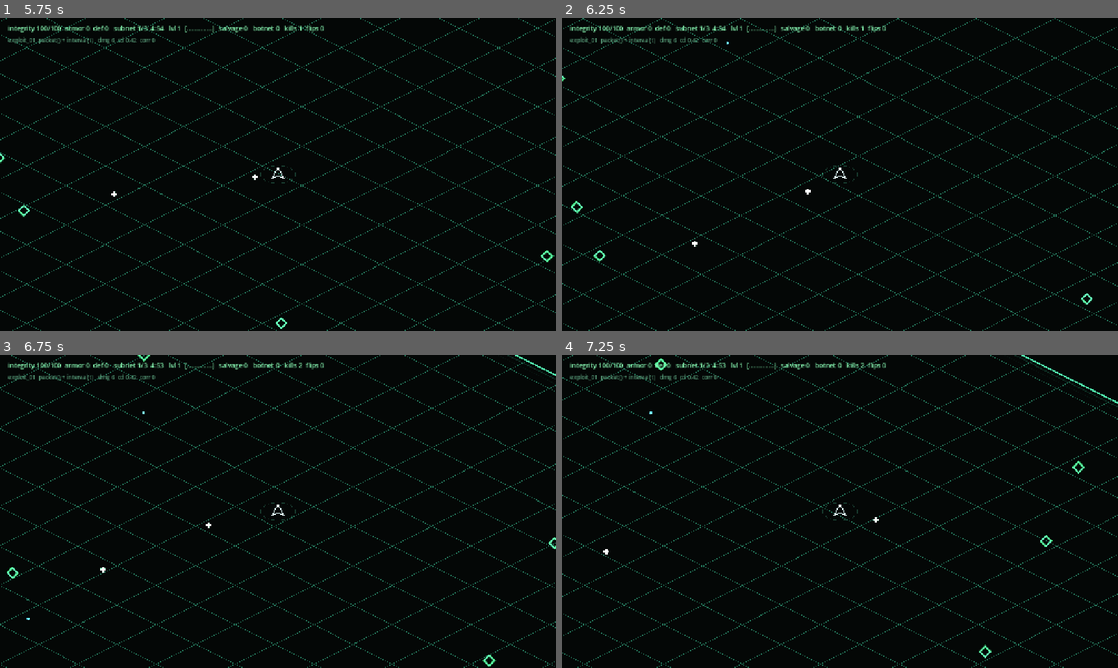
Above: before the commit, frames 1-4 (two rows, left to right).
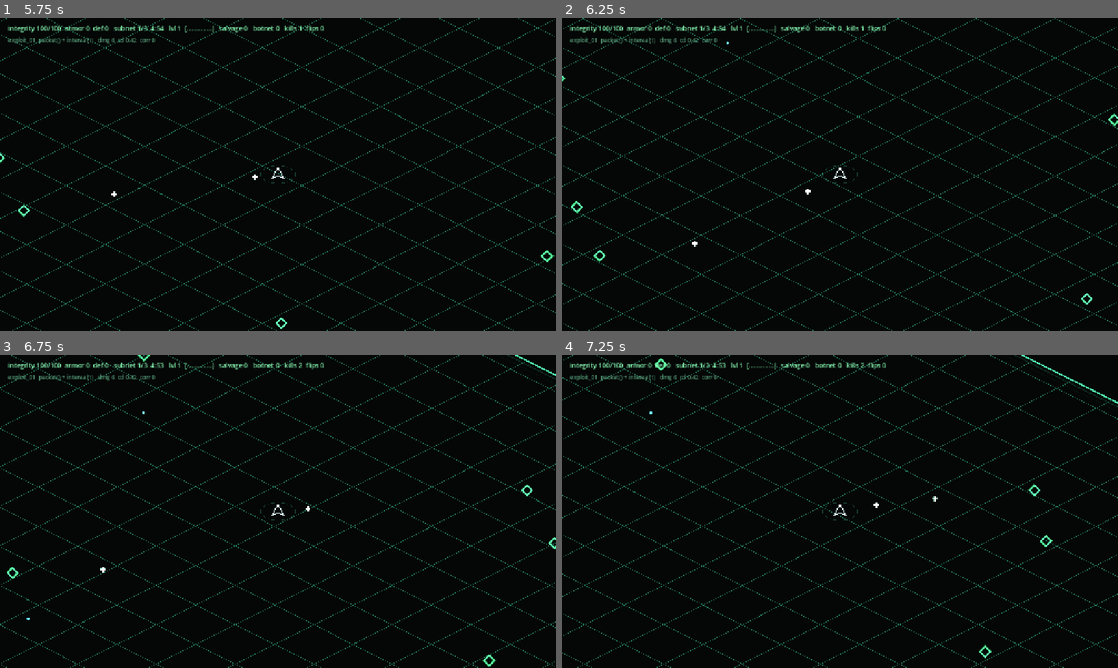
Above: after the commit, the same moments.

Repository: seanperkins/rootkit-game
Game: Godot game, scene res://scenes/main.tscn
Same seed, same stepped clock (60 frames per second), same inputs: the game is played once before the commit and once after it.
Inputs:
- Up to frame 1 (5.75 s): click "./intrude --subnet 01 [ENTER]" at 0.5 s; tap Enter at 1.25, 1.35, 3.6 s; hold W 1.28-2.78 s; tap Keypad Enter at 2.1, 4.35 s; hold A 2.78-4.28 s; tap R at 2.85, 5.1 s; hold S 4.28-5.03 s; hold D from 5.03 s (still down)
- Up to frame 2 (6.25 s): release D at 5.78 s; hold W from 5.78 s (still down); tap Enter at 5.85 s
- Up to frame 3 (6.75 s): release W at 6.53 s; hold D from 6.53 s (still down); tap Keypad Enter at 6.6 s
- Up to frame 4 (7.25 s): keep holding D

Frame 1 is identical in both runs. In frame 2, less than 0.1% of the frame differs, in the area x 98-100%, y 30-35%; in frame 3, less than 0.1%; in frame 4, 0.1%, in the area x 7-94%, y 33-64%.

Commit message:
feat: spawn points resolve out of rock; each subnet builds its own arena

Diff:
--- a/scripts/run/run.gd
+++ b/scripts/run/run.gd
@@ -314,8 +314,8 @@
 				director.dropped += 1
 			continue
 		var t = enemy_types[ti]
-		var idx := enemies.spawn(s[1], Vector2.ZERO, t.integrity * _hp_mult(),
-			ENEMY_RADIUS, ti)
+		var idx := enemies.spawn(terrain.nearest_open(s[1]), Vector2.ZERO,
+			t.integrity * _hp_mult(), ENEMY_RADIUS, ti)
 		if idx < 0:
 			director.dropped += 1
 		else:
@@ -336,7 +336,8 @@
 		_worm_cursor.clear()
 		var b = enemy_types[EnemyTable.ICE]
 		var a := _rng.randf() * TAU
-		var bi := enemies.spawn(player_pos + Vector2(cos(a), sin(a)) * 420.0,
+		var bi := enemies.spawn(
+			terrain.nearest_open(player_pos + Vector2(cos(a), sin(a)) * 420.0),
 			Vector2.ZERO, b.integrity * _hp_mult(), 48.0, EnemyTable.ICE)
 		assert(bi >= 0, "boss failed to spawn into a freshly emptied pool")
 		emit_signal("stats_changed")
@@ -360,8 +361,8 @@
 	_worm_trail[id] = trail
 	_worm_cursor[id] = 0
 	for k in n:
-		var idx := enemies.spawn(at, Vector2.ZERO, t.integrity * _hp_mult(),
-			ENEMY_RADIUS, WORM_TYPE)
+		var idx := enemies.spawn(terrain.nearest_open(at), Vector2.ZERO,
+			t.integrity * _hp_mult(), ENEMY_RADIUS, WORM_TYPE)
 		if idx < 0:
 			return k > 0
 		_worm_id[idx] = id
@@ -962,6 +963,11 @@
 	subnet += 1
 	director.reset()
 	_refresh_thresholds()
+	# A new subnet is a new arena. Generated AFTER the subnet increments so the
+	# density scales, and from the player's CURRENT position so the spawn-safe
+	# margin is measured where they actually are — they do not teleport home on
+	# an advance, and generating around the origin could bury them.
+	terrain.generate(_rng.seed, subnet, player_pos)
 	for i in range(enemies.count - 1, -1, -1):
 		enemies.despawn(i)
 	for i in range(projectiles.count - 1, -1, -1):
--- a/scripts/run/terrain.gd
+++ b/scripts/run/terrain.gd
@@ -254,3 +254,25 @@
 	# Both clear or both blocked: back off along the reverse heading, which is
 	# always the way it came and therefore always was passable.
 	return -dir * AVOID_FORCE
+
+## How far out nearest_open will look, in cells.
+const OPEN_SEARCH_RINGS := 8
+
+## The nearest open point to `p`, or `p` itself if none is found within the bound.
+##
+## Bounded on purpose. "Loop until you find open ground" is a hang the moment a
+## seed produces a field dense enough not to have any nearby, and a hang in the
+## spawn path freezes the subnet before its first frame. Returning the input is
+## the honest failure: one enemy spawns in rock, walks out under the slide rule,
+## and the game runs.
+func nearest_open(p: Vector2) -> Vector2:
+	if not is_solid(p):
+		return p
+	for ring in range(1, OPEN_SEARCH_RINGS + 1):
+		var step := float(ring) * CELL
+		for k in 8:
+			var a := TAU * k / 8.0
+			var q := p + Vector2(cos(a), sin(a)) * step
+			if not is_solid(q):
+				return q
+	return p
--- a/tests/test_terrain.gd
+++ b/tests/test_terrain.gd
@@ -17,7 +17,7 @@
 const CASES := [
 	"cell_lookup", "density_scales_with_subnet", "generation_is_deterministic",
 	"every_open_cell_is_reachable", "the_playfield_never_collapses",
-	"the_start_is_clear", "zones_are_placed_in_the_open", "sliding_along_walls", "enemies_avoid_and_never_embed",
+	"the_start_is_clear", "zones_are_placed_in_the_open", "sliding_along_walls", "enemies_avoid_and_never_embed", "spawn_points_find_open_ground",
 ]
 
 const ORIGIN := Vector2(-1600, -1000)
@@ -34,6 +34,7 @@
 	zones_are_placed_in_the_open()
 	sliding_along_walls()
 	enemies_avoid_and_never_embed()
+	spawn_points_find_open_ground()
 	print("")
 	for c in CASES:
 		if not finished.has(c):
@@ -250,3 +251,22 @@
 			bad += 1
 	_check("a rejected step never lands in rock", bad, 0)
 	finished["enemies_avoid_and_never_embed"] = true
+
+func spawn_points_find_open_ground() -> void:
+	var t := _walled()          # rock over world x,y in [0,128)
+	var p := t.nearest_open(Vector2(64, 64))
+	_check("a point in rock resolves to open ground", t.is_solid(p), false)
+	_check("and it does not travel far",
+		p.distance_to(Vector2(64, 64)) < 300.0, true)
+
+	# A point already open is returned untouched — no needless displacement.
+	_check("an open point is unchanged",
+		t.nearest_open(Vector2(-500, -500)), Vector2(-500, -500))
+
+	# The search is BOUNDED: a fully solid field returns the input rather than
+	# looping forever. An unbounded search here is a hang on a dense seed.
+	var full := _fresh()
+	full.solid.fill(1)
+	_check("a sealed field returns the input rather than hanging",
+		full.nearest_open(Vector2(10, 10)), Vector2(10, 10))
+	finished["spawn_points_find_open_ground"] = true
--- a/tests/test_terrain_run.gd
+++ b/tests/test_terrain_run.gd
@@ -6,13 +6,14 @@
 var failures := 0
 var finished := {}
 
-const CASES := ["projectiles_die_on_walls", "hazard_zones_hurt", "slow_zones_slow"]
+const CASES := ["projectiles_die_on_walls", "hazard_zones_hurt", "slow_zones_slow", "advancing_regenerates_the_arena"]
 
 func _initialize() -> void:
 	print("ROOTKIT — terrain in the run\n")
 	await projectiles_die_on_walls()
 	await hazard_zones_hurt()
 	await slow_zones_slow()
+	await advancing_regenerates_the_arena()
 	print("")
 	for c in CASES:
 		if not finished.has(c):
@@ -112,3 +113,21 @@
 	_check("a weaker slow does not overwrite a stronger one", r._slow_factor[i], 0.5)
 	r.free()
 	finished["slow_zones_slow"] = true
+
+func advancing_regenerates_the_arena() -> void:
+	var r := await _fresh_run()
+	var before: PackedByteArray = r.terrain.solid.duplicate()
+	r._advance_subnet()
+	_check("the arena is rebuilt for the new subnet", r.terrain.solid == before, false)
+	_check("and the player is not left standing in rock",
+		r.terrain.is_solid(r.player_pos), false)
+
+	var n_before := 0
+	for i in before.size():
+		if before[i] != 0: n_before += 1
+	var n_after := 0
+	for i in r.terrain.solid.size():
+		if r.terrain.solid[i] != 0: n_after += 1
+	_check("subnet 02 is denser than subnet 01", n_after > n_before, true)
+	r.free()
+	finished["advancing_regenerates_the_arena"] = true
